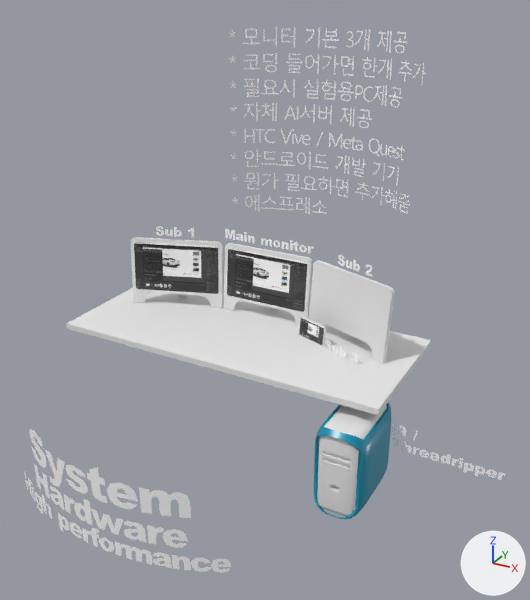
Before and after pictures for a commit that changed the glTF model 3d/system.glb.
The view is the same before and after, from a 50 mm lens placed at (2.0, -3.27, 2.67), pointed at (0.26, -0.11, 1.09). Lighting does not change. The marker at lower right points along +X, +Y and +Z. The older version comes first. Where no turn or scale is listed for an object, it has been applied to the vertices.

The first picture shows 'Box062', 'ChamferBox023', 'Object006', 'Object007', 'Object008', 'Text052', 'Text053', 'Text054', 'Text059', 'Text060', 'Text061', 'Text062', 'Text063', 'Text090', 'link003' and 1 more.
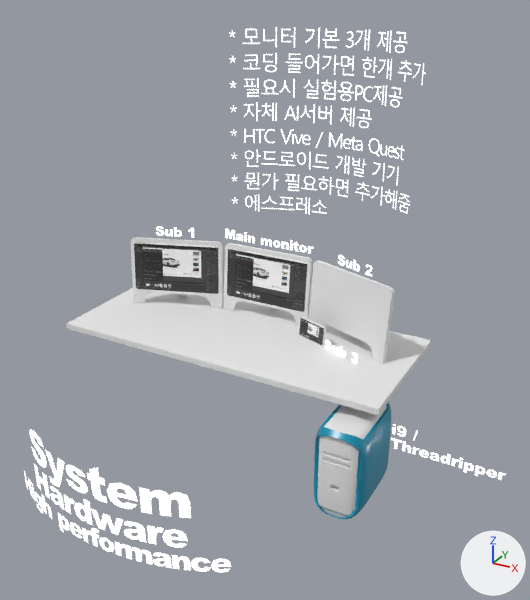
The change, as a diff of the scene's bpy script:
```diff
--- a/3d/system.glb.py
+++ b/3d/system.glb.py
@@ mat_typo @@
 mat_typo.base_color = (1.0, 1.0, 1.0)  # white #ffffff
+mat_typo.emission_strength = 1.0
```

Pixel boxes (x1, y1, x2, y2) of what changed, in the pictures (530 x 600 px):
'Text090', surface changed
    both: (229, 27, 426, 215)
'Text053', surface changed (lighter)
    both: (30, 429, 191, 518)
'Text054', surface changed
    both: (24, 471, 231, 573)
'Text052', surface changed
    both: (34, 464, 188, 548)
'Text063', surface changed
    both: (391, 424, 506, 480)
'Text059', surface changed
    both: (225, 229, 313, 254)
'Text061', surface changed
    both: (338, 255, 372, 277)
'Text060', surface changed (lighter)
    both: (156, 226, 194, 237)
'Text062', surface changed
    both: (325, 340, 358, 364)
